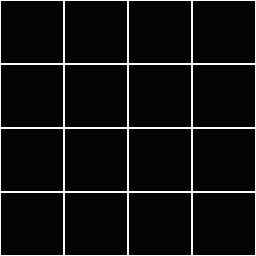
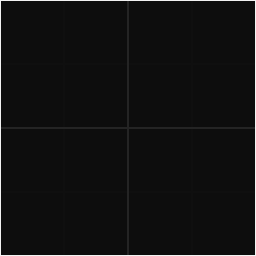
Layered file, before and after one edit (256px x 256px). Changes by layer:
added layer "Layer #1" (10%) above "Layer copy" over [0, 0, 256, 256]
added layer "Layer copy" (90%) above "Layer" over [1, 1, 255, 255]
"Layer": opacity 3% → 90%, painted on it over [0, 0, 256, 256]
